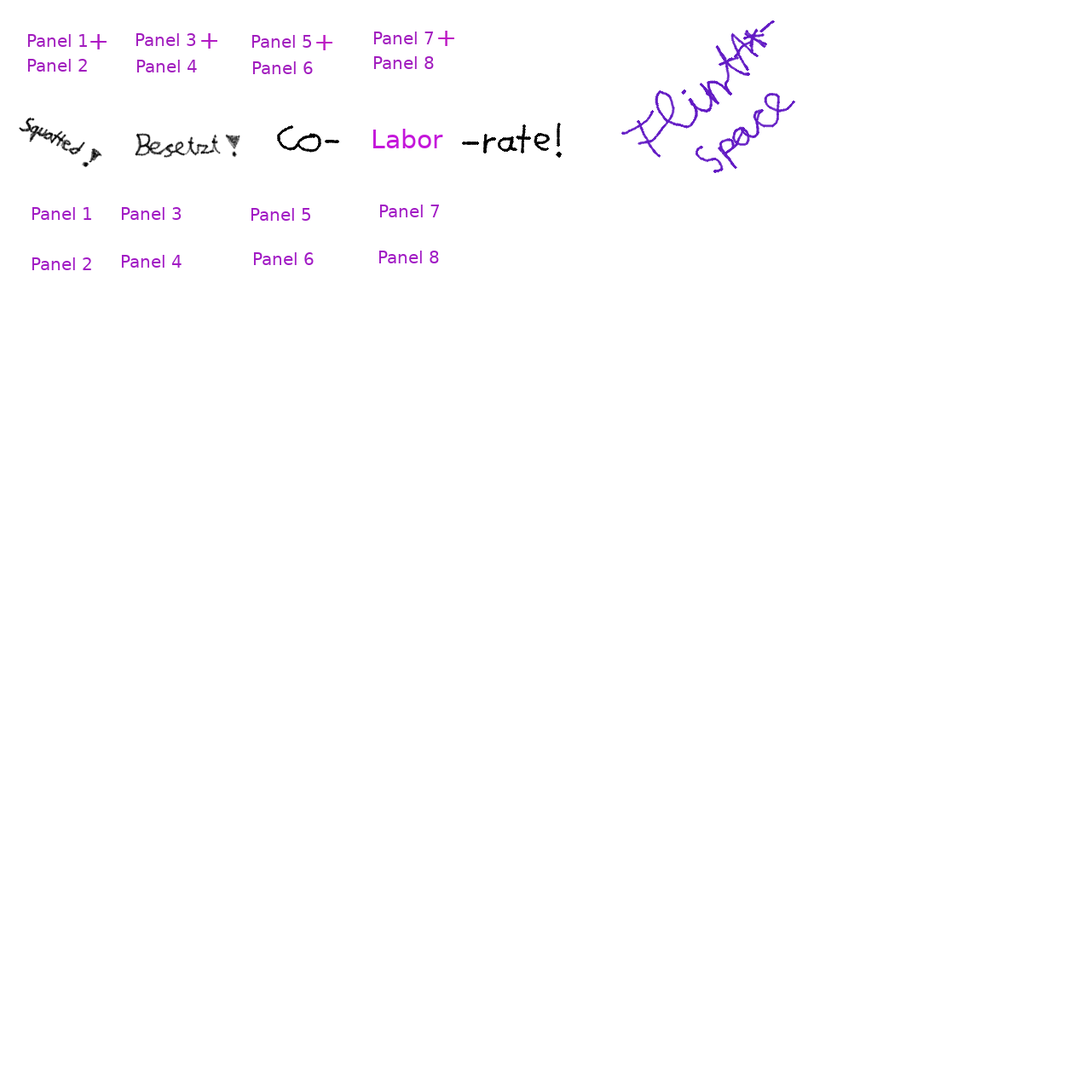
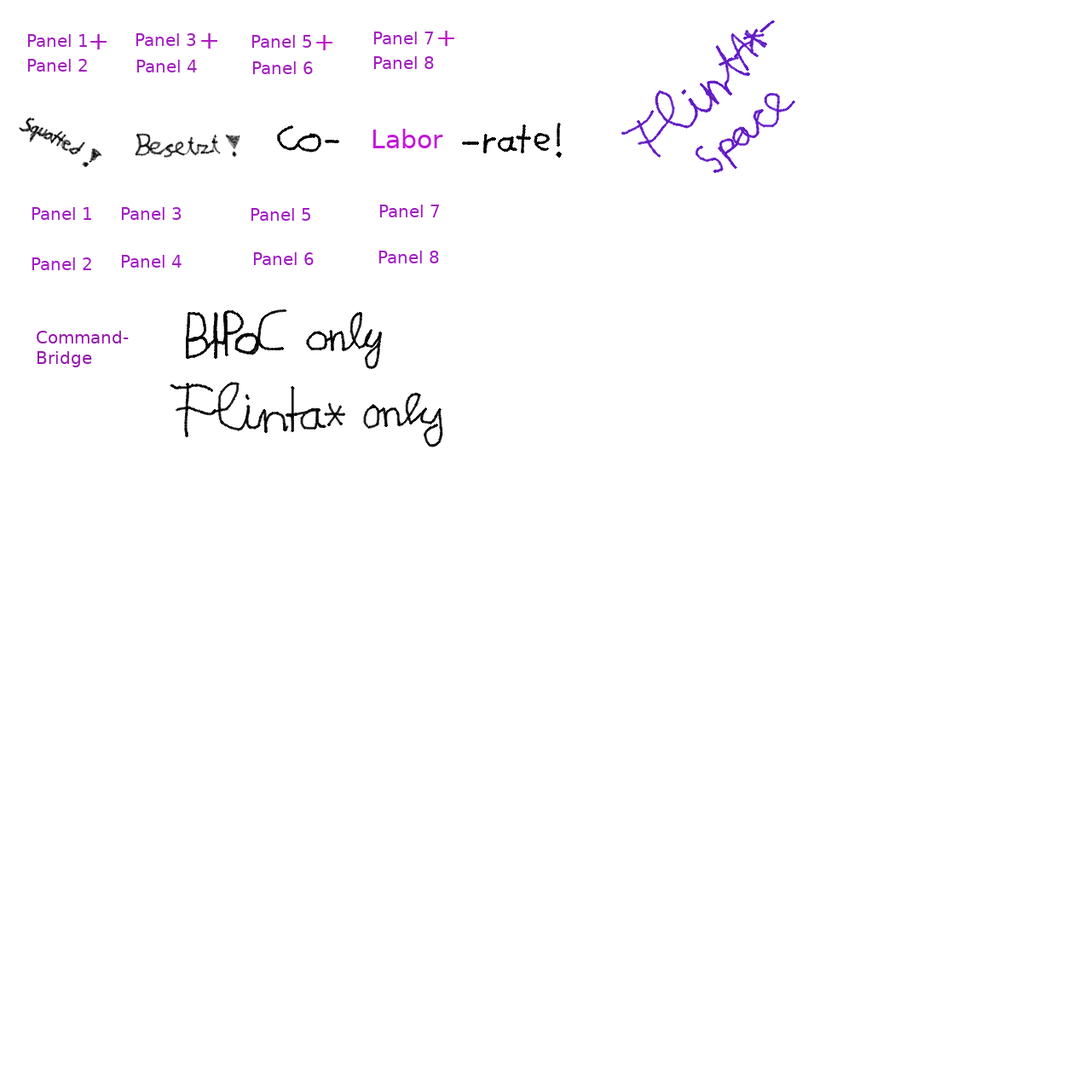
Layer changes from the first 1091px x 1091px image to the second:
added layer "Layer #2" above "Command-Bridge" over [169, 309, 444, 448]
added layer "Command-Bridge" above "Panel 8 ..." over [36, 330, 129, 368]
